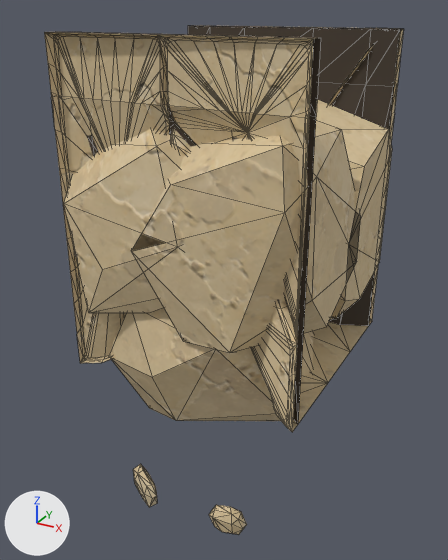
One commit to the glTF model assets/custom/models/ground_modules/ground_bottom_square_strip_09.glb: the scene before it, then after it.
The view is the same before and after, from a 50 mm lens placed at (1.68, -1.75, 1.08), pointed at (0.46, 0.46, -0.02). The lights are fixed; the arrows at lower left show +X, +Y and +Z. The first picture is the older version. Mesh edges are drawn as thin lines. Vertices at exactly the same position are counted once.

In view in the first picture: 'GroundBottomSquareStrip09_Body'.
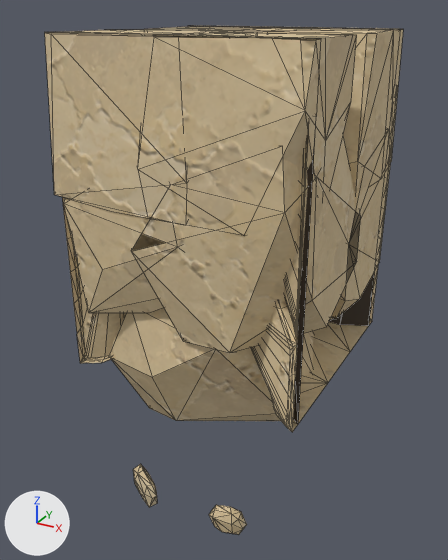
Pixel boxes (x1, y1, x2, y2) of what changed, in the pictures (448 x 560 px):
'GroundBottomSquareStrip09_Body', reshaped
    before: (44, 26, 403, 534)
    after: (45, 26, 403, 534)
part 1 of me_groundbottomsquarestrip09_bodymesh, added (beige)
    after: (138, 33, 357, 235)
part 2 of me_groundbottomsquarestrip09_bodymesh, added
    after: (144, 27, 268, 33)
part 3 of me_groundbottomsquarestrip09_bodymesh, added (brown)
    after: (240, 28, 403, 195)
part 4 of me_groundbottomsquarestrip09_bodymesh, built on
    before: (44, 32, 314, 135)
    after: (45, 29, 245, 219)
part 5 of me_groundbottomsquarestrip09_bodymesh, built on (mostly hidden)
    before: (343, 29, 403, 85)

What changed in the scene script:
```text
Change me_groundbottomsquarestrip09_bodymesh:
    used by ob_groundbottomsquarestrip09_body; location = (0.0, 0.0, 0.0)
    remove me_groundbottomsquarestrip09_bodymesh.from_pydata(...)  # 955 vertices, 1793 faces; spans x 0.0..1.0, y -0.04..1.04, z -0.99..1.0
    add me_groundbottomsquarestrip09_bodymesh.from_pydata(...)  # 882 vertices, 1551 faces; spans x 0.0..1.0, y -0.04..1.04, z -0.99..1.0
    me_groundbottomsquarestrip09_bodymesh part 1: a new loose piece of 27 vertices spanning x 0.28..1.0, y -0.04..0.53, z 0.4..1.0, in mat_sandstone_plate_13_008
    me_groundbottomsquarestrip09_bodymesh part 2: a new loose piece of 23 vertices spanning x 0.0..0.65, y 0.41..1.04, z 0.4..1.0, in mat_sandstone_plate_13_008
    me_groundbottomsquarestrip09_bodymesh part 3: a new loose piece of 20 vertices spanning x 0.36..1.0, y 0.5..1.04, z 0.4..1.0, in mat_sandstone_plate_13_008
    me_groundbottomsquarestrip09_bodymesh part 4
    80 vertices are removed from x 0.0..1.0, y 0.0..0.07, z 0.79..1.0
    223 faces are deleted
    1 vertex moves within x 0.56, y 0.0, z 1.0
    23 vertices are added at x 0.0..0.65, y -0.04..0.55, z 0.4..1.0
    11 new faces join them, mat_sandstone_plate_1_008
    11 new faces join them, mat_sandstone_plate_3_008
    44 new faces join them, mat_sandstone_plate_13_008
    me_groundbottomsquarestrip09_bodymesh part 5
    86 vertices are removed from x 0.0..1.0, y 0.93..1.0, z 0.79..1.0
    253 faces are deleted
    6 vertices move within x 0.39..0.91, y 0.98, z 0.78
    8 new faces join them, mat_sandstone_plate_7_008
    32 new faces join them, mat_sandstone_plate_9_008
```
